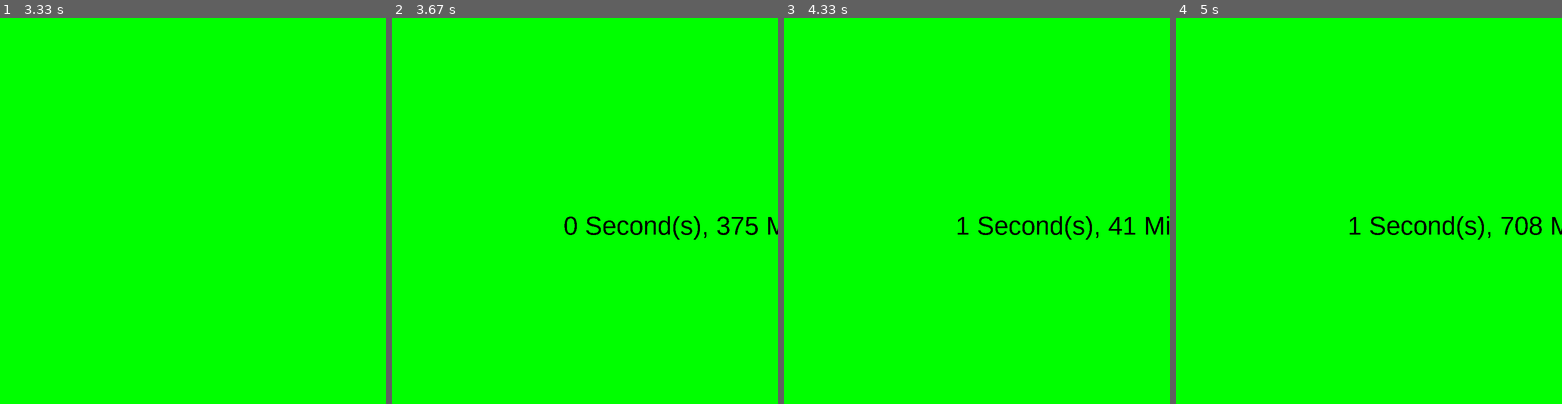
Above: before the commit, frames 1-4 (left to right).
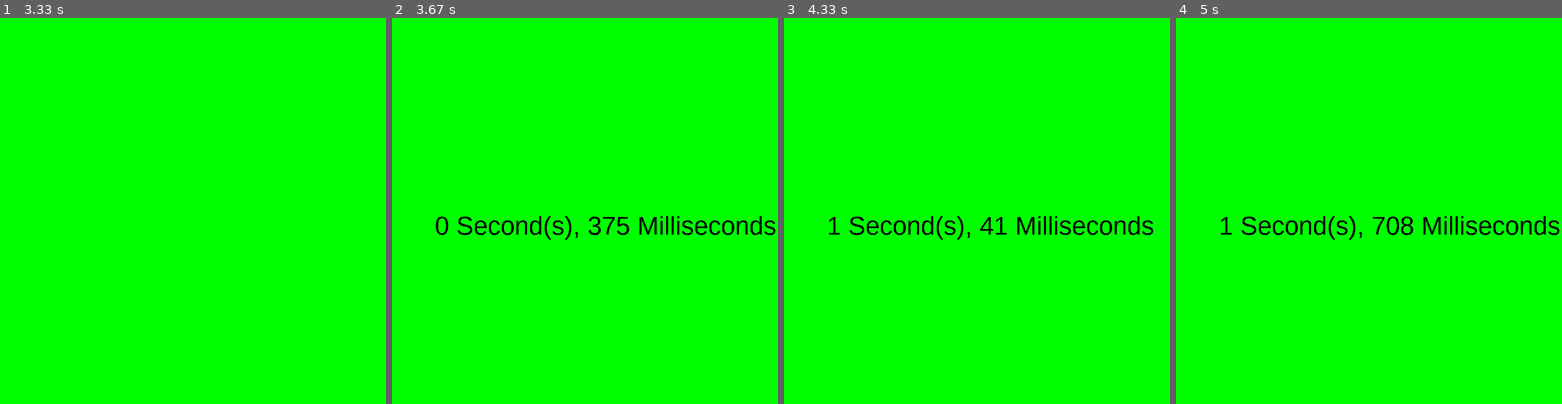
Above: after the commit, the same moments.

Repository: my-dimons/Genius-Hour-2024-Pygame
Game: pygame game, started from games/reaction time/reactionTime.py
The game is run twice, just before and just after one commit, with the same random seed, the same clock (stepped at 60 frames per second) and the same inputs.
Inputs (mouse positions are in pixels of both pictures, inside the frame that each line leads up to):
- Up to frame 1 (3.33 s): no input
- Up to frame 2 (3.67 s): click (573, 145) at 3.38 s
- Up to frame 3 (4.33 s): click (922, 129) at 3.72 s; click (1077, 176) at 4.05 s
- Up to frame 4 (5 s): click (1488, 203) at 4.38 s; click (1450, 141) at 4.72 s

Frame 1 is identical in both runs. In frame 2, 1.5% of the frame differs, in the area x 11-100%, y 51-58%; in frame 3, 1.4%; in frame 4, 1.4%.

Commit message:
Update reactionTime.py

Diff:
--- a/games/reaction time/reactionTime.py
+++ b/games/reaction time/reactionTime.py
@@ -62,7 +62,7 @@
 def draw_window(color, time_text):
 
     WIN.fill(color)
-    WIN.blit(time_text, (WIDTH/2 - 50, HEIGHT/2))
+    WIN.blit(time_text, (WIDTH/2 - 350, HEIGHT/2))
     pygame.display.update()
 
 if __name__ == "__main__":
